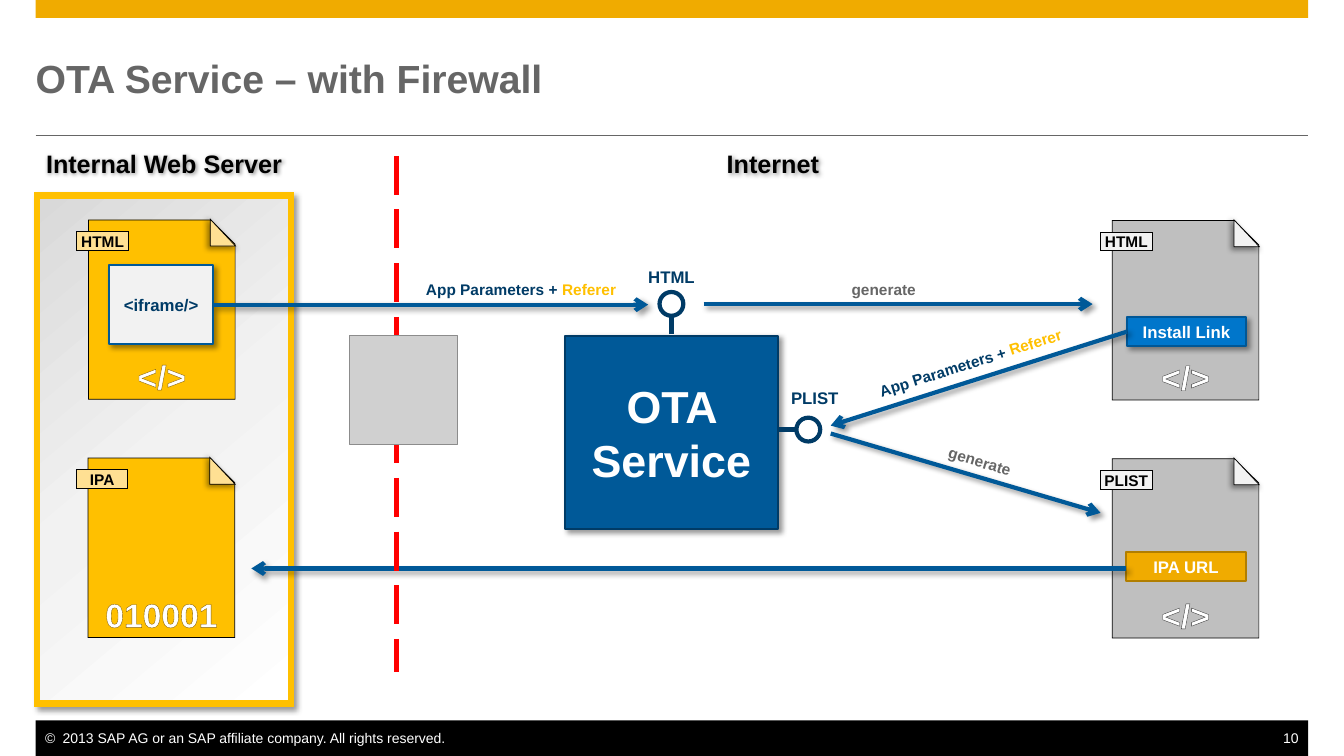
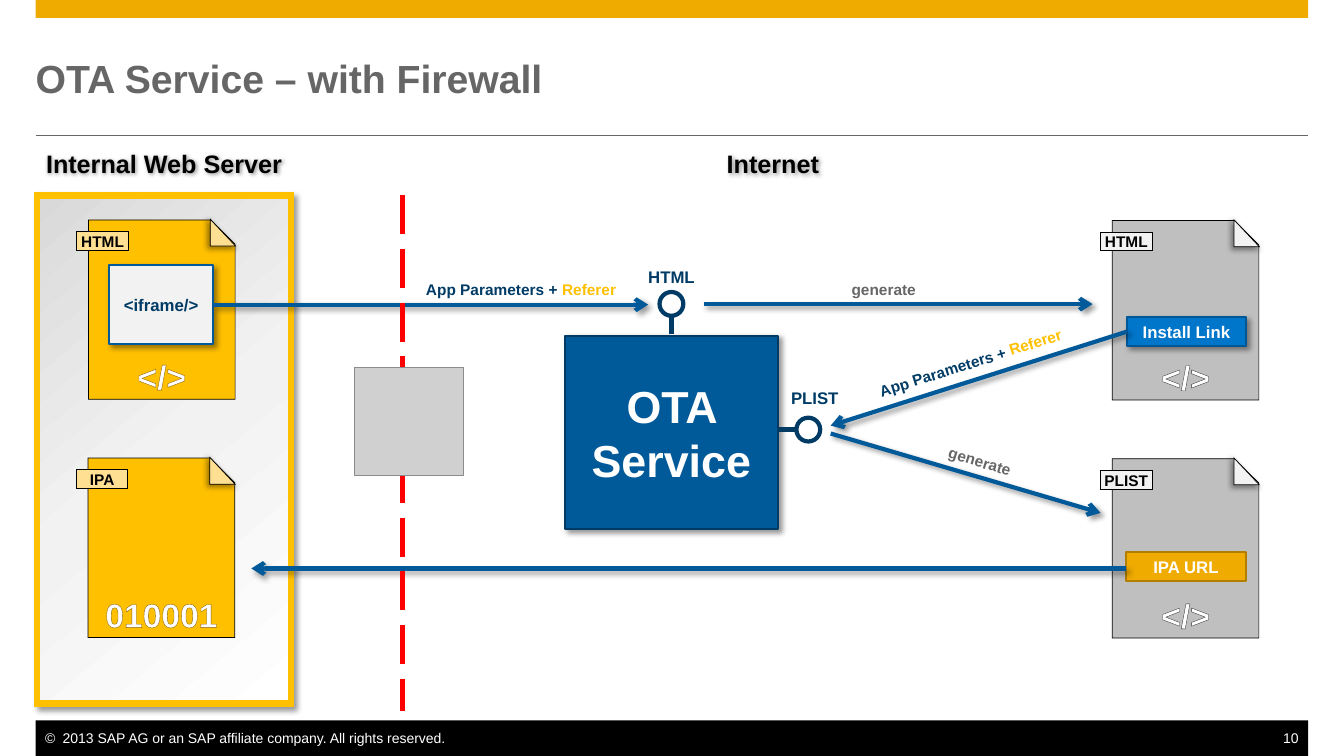
Before and after one commit to marcusholl/OTAService, a slide deck: slide 10 of docs/OTAService.pptx. Drawn at 1344x756 pixels with LibreOffice and Linux fonts; fonts in the diff are those of the drawing; grey boxes stand for pictures. Boxes give left, top, right and bottom in pixels: in the first picture for what was removed or moved away, otherwise in the second. Text is boxed around its words. In the diff, an @@ line names an element or a change of style, - is before the commit and + after.

Commit message:
Improved Presentation: Firewall,...

```diff
--- a/docs/OTAService.pptx
+++ b/docs/OTAService.pptx
@@ line moved from (397, 156) - (397, 671) to (402, 195) - (402, 711) @@
@@ picture moved from (x1=350, y1=335, x2=458, y2=444) to (x1=355, y1=368, x2=463, y2=477) @@
```
Also in this commit, not shown: 4 other slides changed, 1 slide added.
